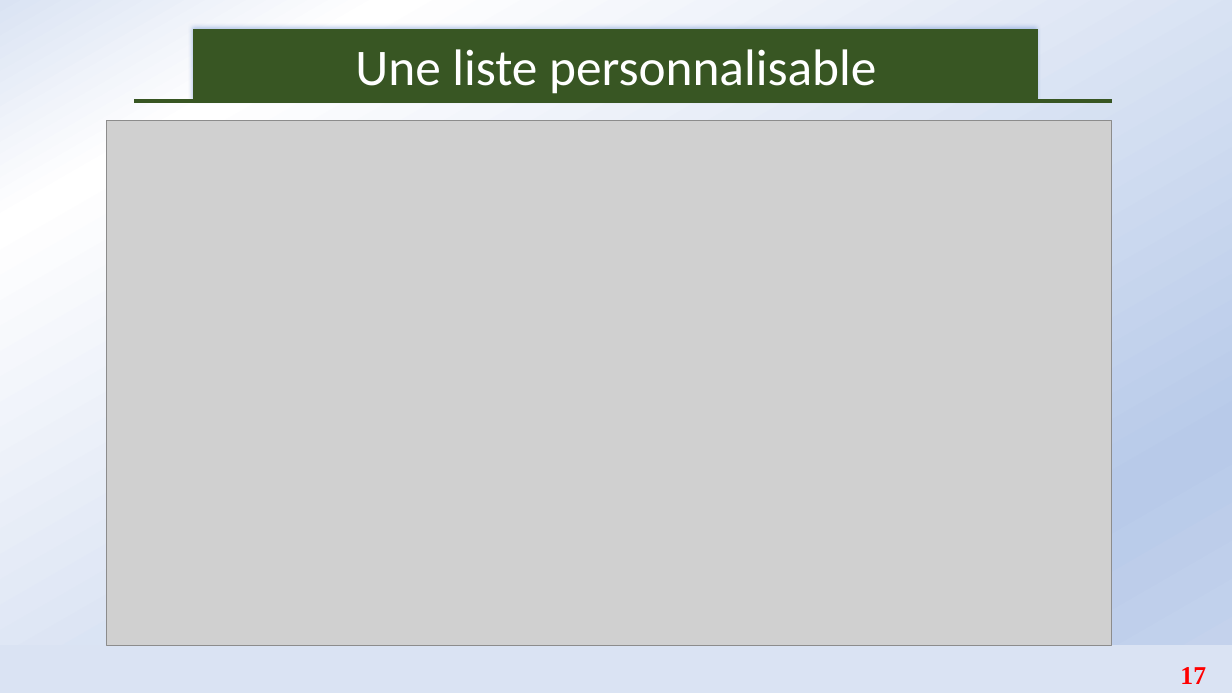
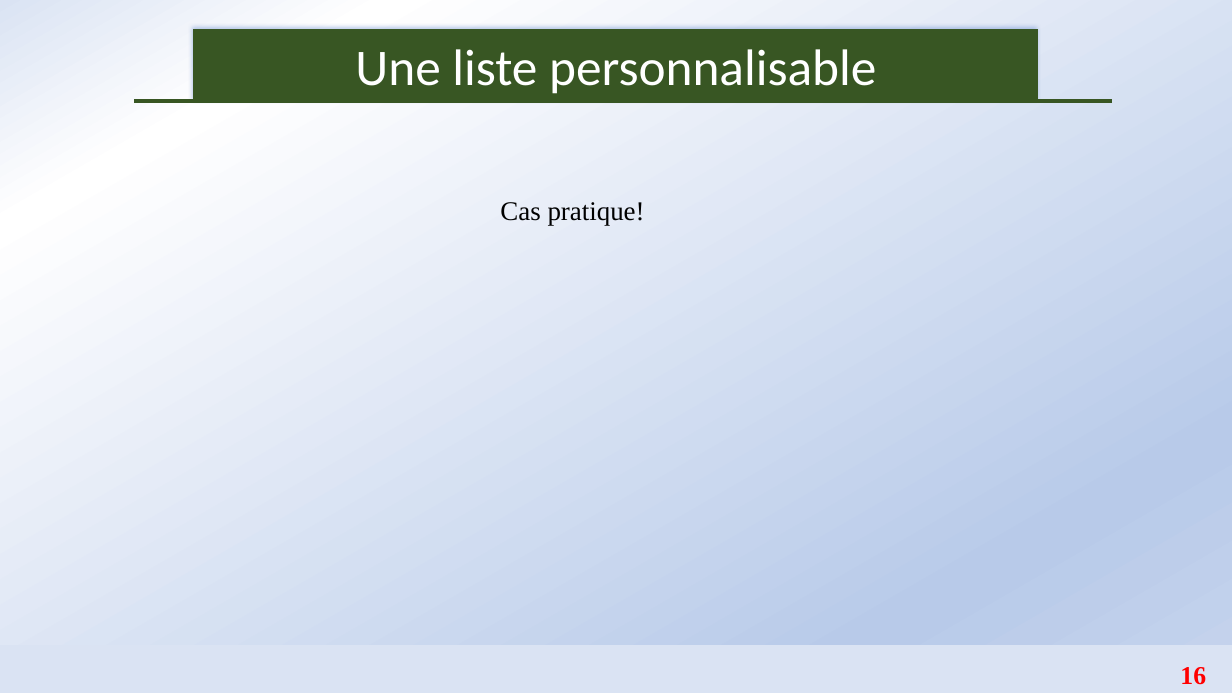
Before and after one commit to Abson-dev/Formation-Excel-IFDC, a slide deck: slide 16 of Cours/IFDC_1.pptx (slide 17 before the commit). Drawn at 1232x693 pixels with LibreOffice and Linux fonts; fonts in the diff are those of the drawing; grey boxes stand for pictures. Boxes give left, top, right and bottom in pixels: in the first picture for what was removed or moved away, otherwise in the second. Text is boxed around its words. In the diff, an @@ line names an element or a change of style, - is before the commit and + after.

```diff
--- a/Cours/IFDC_1.pptx
+++ b/Cours/IFDC_1.pptx
@@ picture removed at (106, 120, 1112, 645) @@
@@ text added at (500, 202, 645, 225), 21 pt, text #000000 @@
+Cas pratique!
@@ page number at (1180, 667, 1206, 685): text changed @@
-17
+16
```
Also in this commit, not shown: 1 other slide changed, 3 slides removed, 8 other files.
